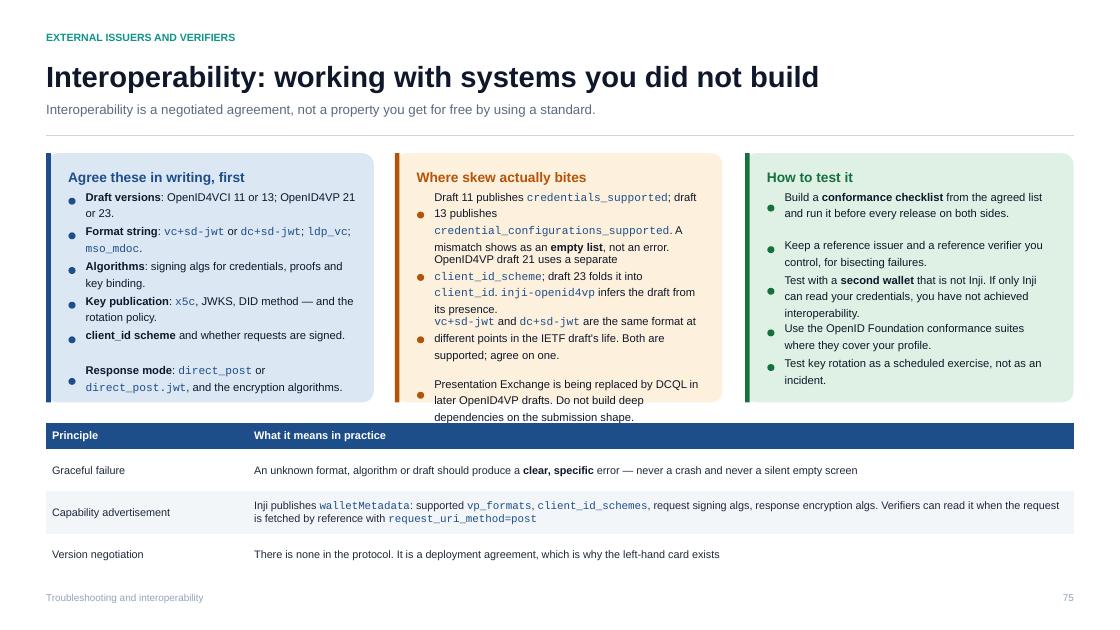
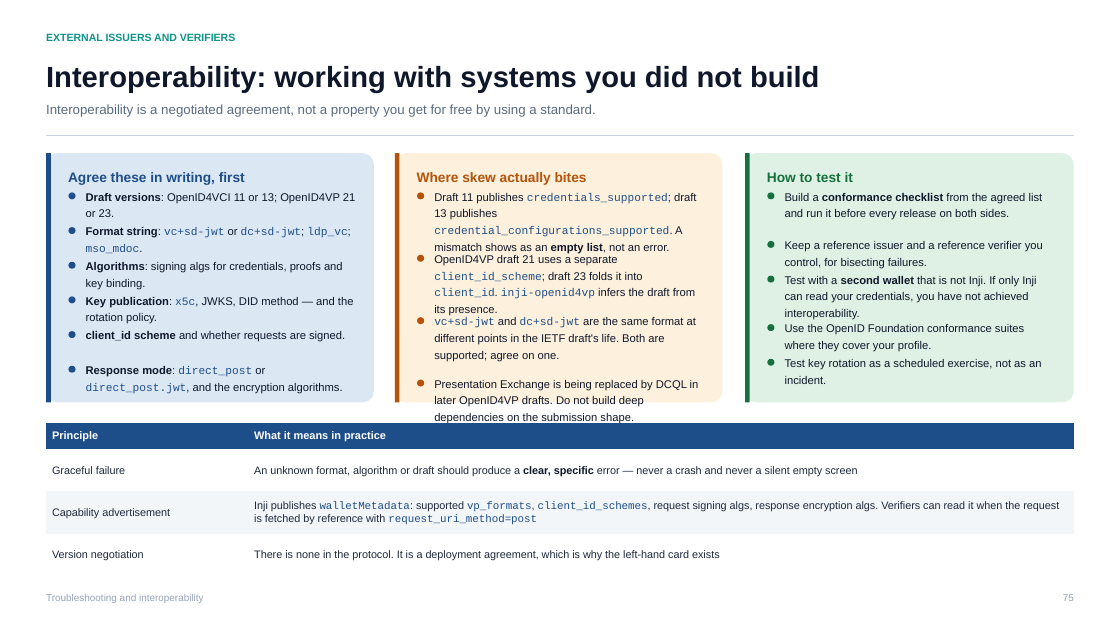
Before and after one commit to abhip2565/abhip2565, a slide deck: slide 75 of inji-training-deck/Inji-Wallet-and-Inji-Web-Technical-Enablement-Brazil.pptx. Drawn at 1120x630 pixels with LibreOffice and Linux fonts; fonts in the diff are those of the drawing. Boxes give left, top, right and bottom in pixels: in the first picture for what was removed or moved away, otherwise in the second. Text is boxed around its words. In the diff, an @@ line names an element or a change of style, - is before the commit and + after.

```diff
--- a/inji-training-deck/Inji-Wallet-and-Inji-Web-Technical-Enablement-Brazil.pptx
+++ b/inji-training-deck/Inji-Wallet-and-Inji-Web-Technical-Enablement-Brazil.pptx
@@ ellipse: place and size @@
-ellipse at bbox=[767, 205, 775, 212]
+ellipse at bbox=[767, 192, 775, 199]
@@ 8 ellipses: place and size @@
-8 ellipses at bbox=[68, 197, 775, 371]
+8 ellipses at bbox=[68, 192, 775, 365]
@@ 3 ellipses: place and size @@
-3 ellipses at bbox=[417, 212, 424, 343]
+3 ellipses at bbox=[417, 192, 424, 324]
@@ ellipse: place and size @@
-ellipse at bbox=[767, 288, 775, 295]
+ellipse at bbox=[767, 276, 775, 282]
@@ ellipse: place and size @@
-ellipse at bbox=[68, 378, 76, 385]
+ellipse at bbox=[68, 365, 76, 372]
@@ ellipse: place and size @@
-ellipse at bbox=[417, 392, 424, 398]
+ellipse at bbox=[417, 380, 424, 386]
```
Also in this commit, not shown: 34 other slides changed, 7 other files.
